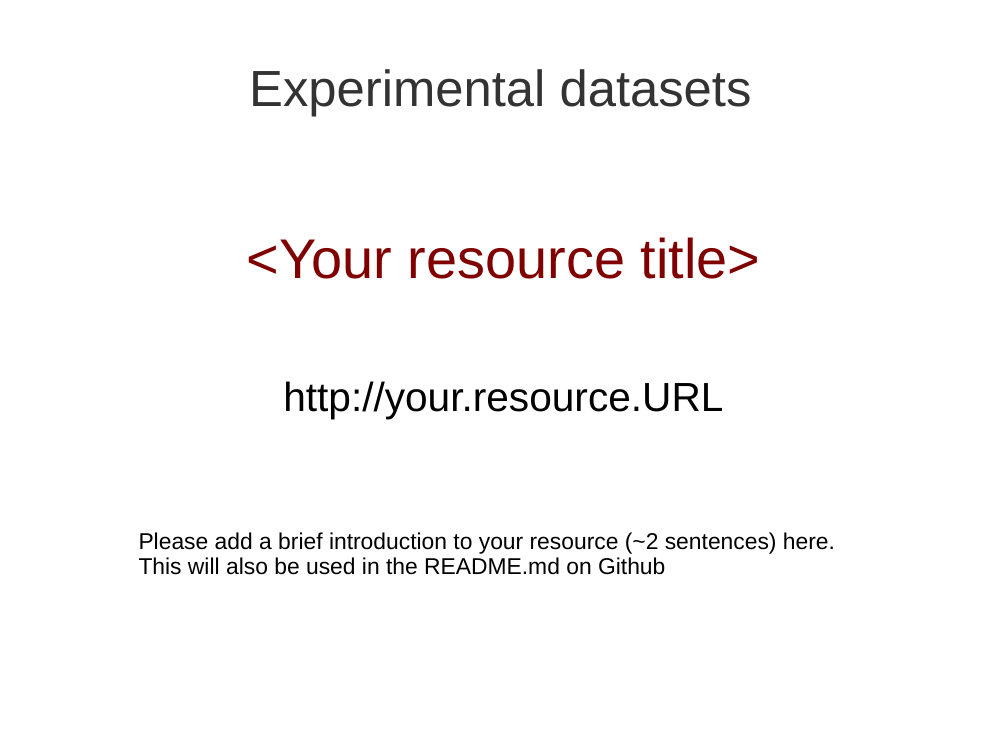
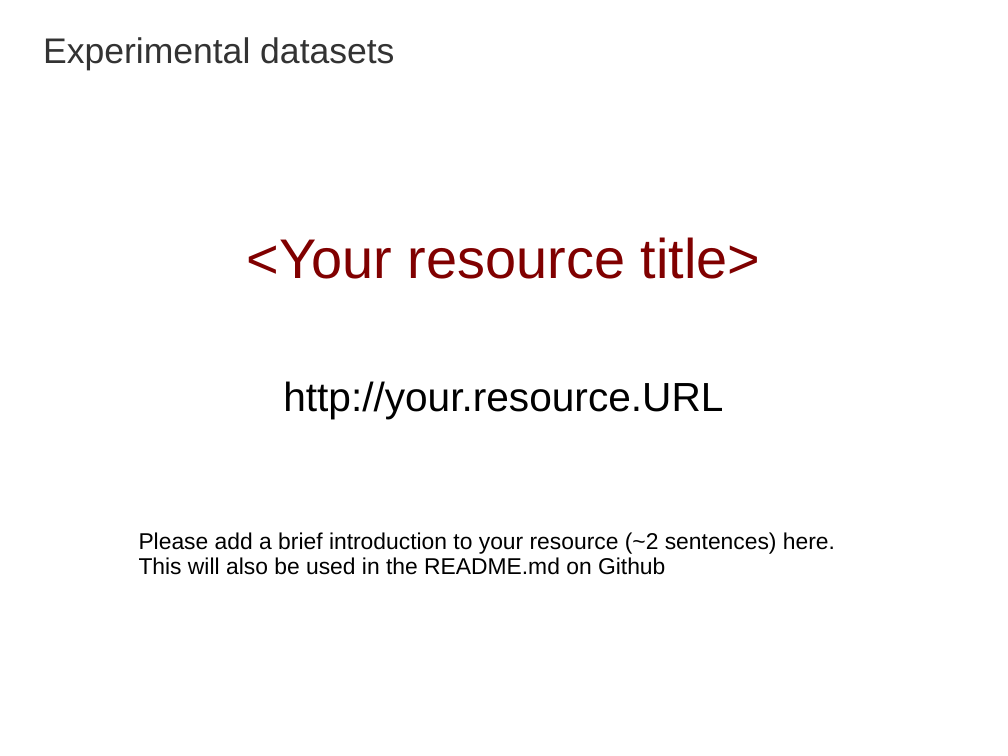
Before and after one commit to NeuralEnsemble/NeuroinformaticsTutorial, a slide deck: slide 1 of Part 1 - Resources for computational modellers/Template.ppt. Drawn at 1008x756 pixels with LibreOffice and Linux fonts; fonts in the diff are those of the drawing. Boxes give left, top, right and bottom in pixels: in the first picture for what was removed or moved away, otherwise in the second. Text is boxed around its words. In the diff, an @@ line names an element or a change of style, - is before the commit and + after.

```diff
--- a/Part 1 - Resources for computational modellers/Template.ppt
+++ b/Part 1 - Resources for computational modellers/Template.ppt
@@ text "Experimental datasets" at (x1=43, y1=37, x2=394, y2=71): size 40 to 28 pt; alignment centre to left @@
```
Also in this commit, not shown: 1 other slide changed.
